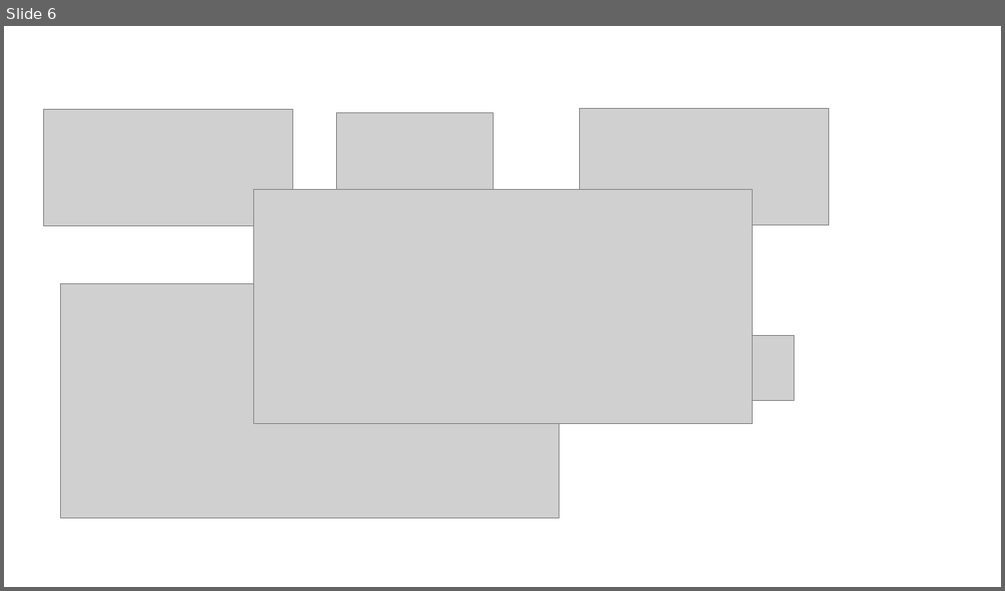
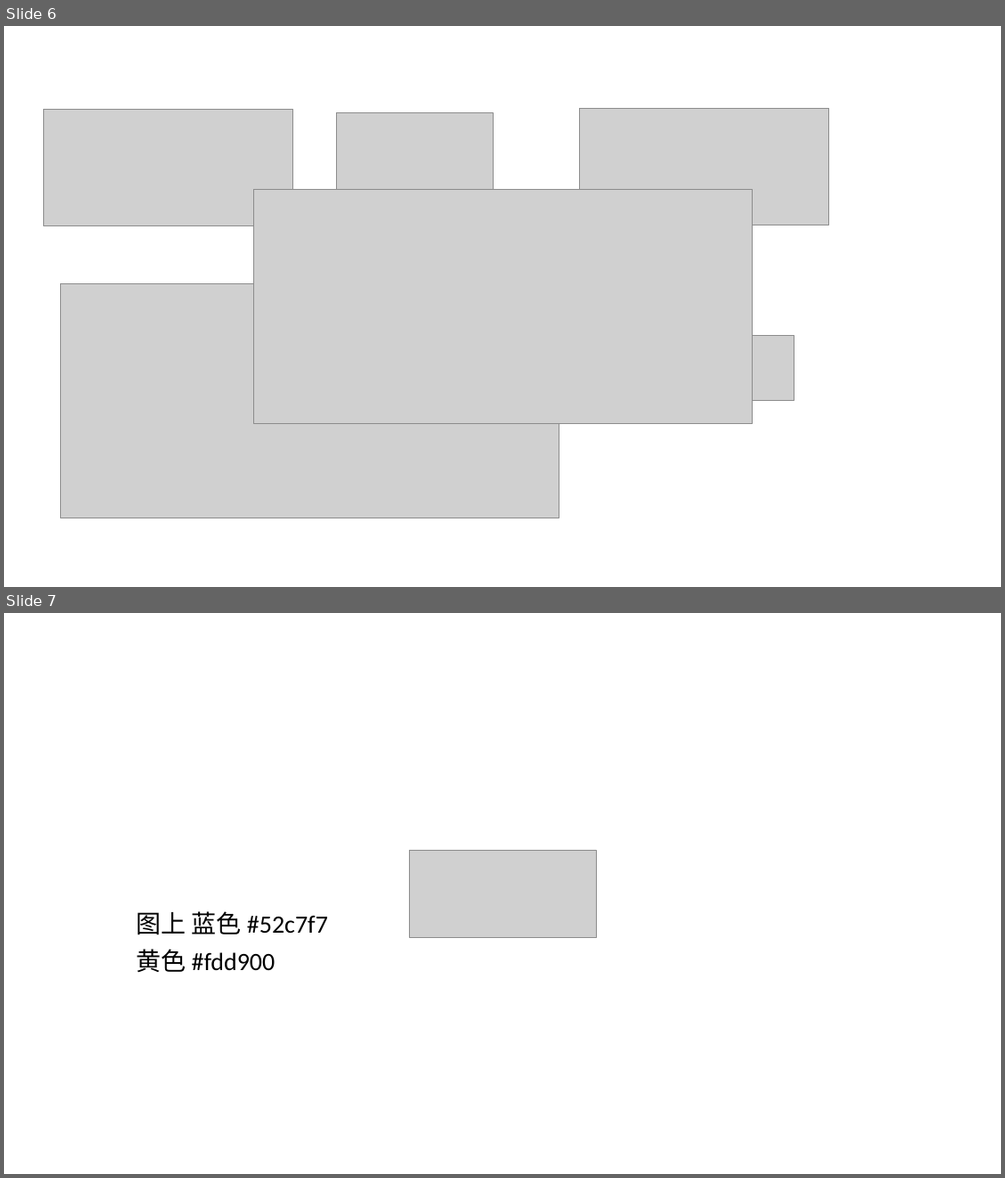
Before and after one commit to Jiamin-He/Jiamin-He.github.io, a slide deck: img/logo.pptx. Shown one above the other, each under a label of ours: slide 6 before the commit, slides 6 and 7 after it. The pictures are 1005x591 and 1005x1178 pixels, drawn with LibreOffice and Linux fonts; fonts in the diff are those of the drawing; grey boxes stand for pictures. Boxes give left, top, right and bottom in pixels: in the first picture for what was removed or moved away, otherwise in the second. Text is boxed around its words. In the diff, an @@ line names an element or a change of style, - is before the commit and + after.

```diff
--- a/img/logo.pptx
+++ b/img/logo.pptx
@@ slide 7 added at (x1=4, y1=613, x2=1001, y2=1174), background #FFFFFF @@
@@ picture added at (x1=409, y1=850, x2=596, y2=938) @@
@@ subtitle added at (x1=136, y1=911, x2=328, y2=973), 24 pt, text #000000 @@
+图上 蓝色 #52c7f7
+黄色 #fdd900
```
Also in this commit, not shown: 1 slide removed, 2 other files.
